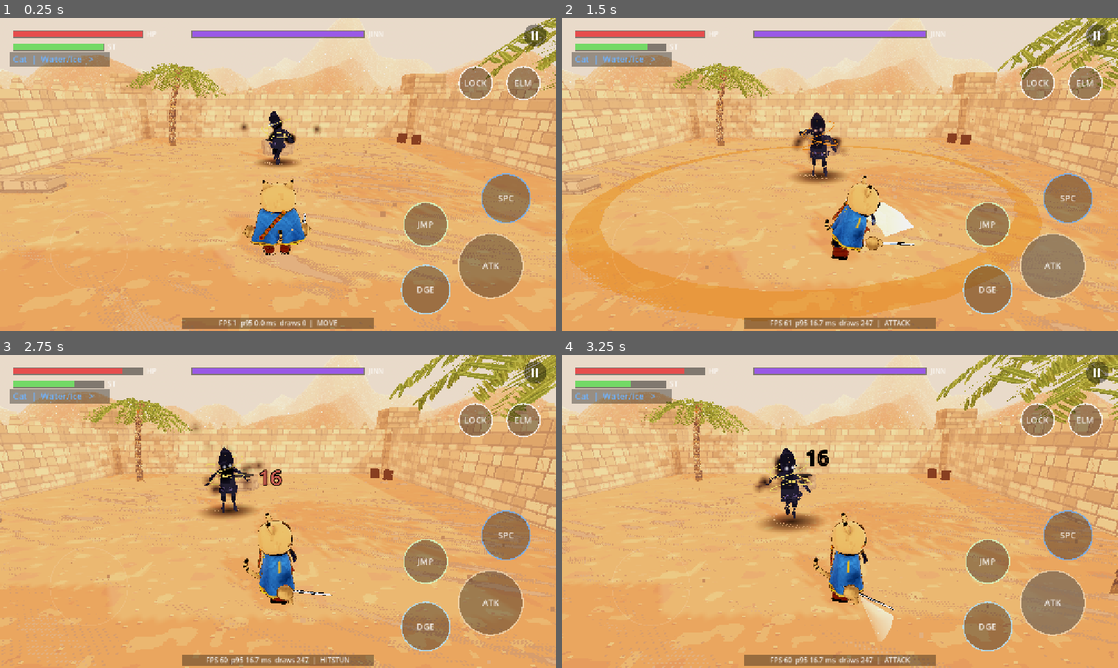
Above: before the commit, frames 1-4 (two rows, left to right).
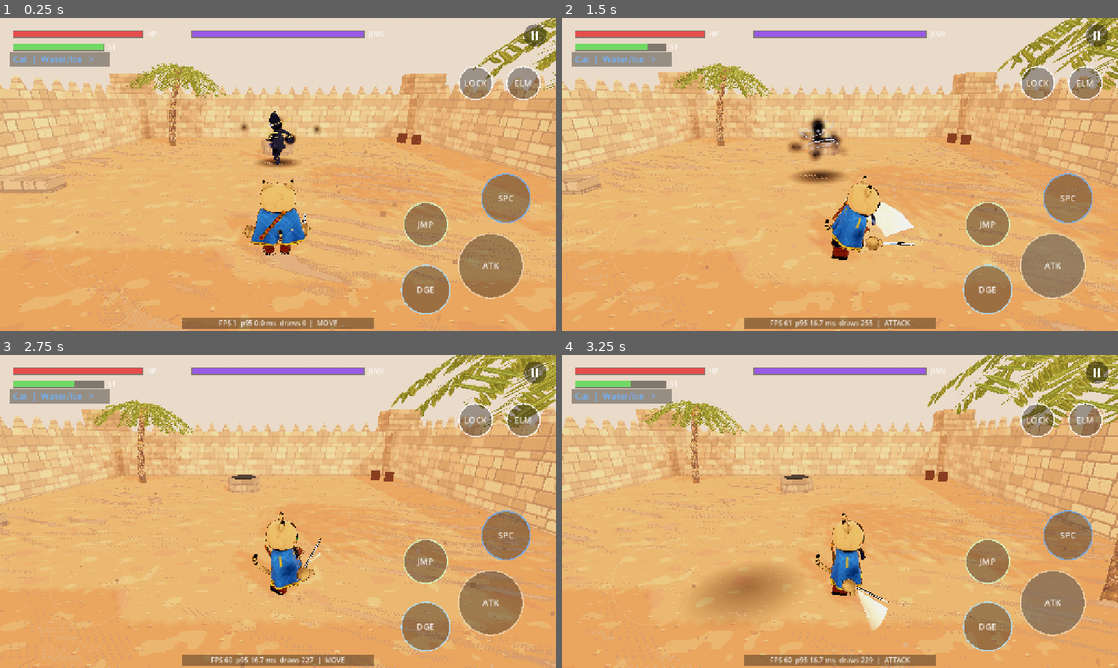
Above: after the commit, the same moments.

Repository: hafid753-rgb/desertgame
Game: Godot game, scene res://game/main.tscn
Same seed, same stepped clock (60 frames per second), same inputs: the game is played once before the commit and once after it.
Inputs (mouse positions are in pixels of both pictures, inside the frame that each line leads up to):
- Up to frame 1 (0.25 s): no input
- Up to frame 2 (1.5 s): tap Enter at 0.5 s; move the mouse to (962, 158) at 0.52 s; hold D (move_right) 0.53-1.25 s; tap F (act) at 0.6 s; click (962, 158) at 0.67 s; tap Space (jump) at 0.77 s; drag from (728, 190) to (812, 237) at 1.27 s
- Up to frame 3 (2.75 s): move the mouse to (333, 442) at 2.02 s; hold D (move_right) from 2.03 s (still down); tap J (attack) at 2.1 s; tap F (act) at 2.3 s
- Up to frame 4 (3.25 s): release D (move_right) at 2.75 s; drag from (812, 574) to (673, 464) at 2.77 s

The runs differ from the first frame. In frame 1, 5.2% of the frame differs, in the area x 0-100%, y 3-47%; in frame 2, 16%; in frame 3, 20%; in frame 4, 21%, in the area x 0-100%, y 0-100%.

Commit message:
Low wide smooth dunes; slight cel shading on characters and vegetation
- DuneHorizon: no tall dunes; long smooth asymmetric swells (95 m / 62 m
  wavelengths), 1.6-6 m high, rounded crests and troughs
- In-play dunes: elongated smooth bumps along the wind meeting the floor
  tangentially (were squashed spheres); collision rebuilt from the mesh
- Characters: toon band 0.22 -> 0.1 softness, toon amount 0.95
- Vegetation: two-tone cel step on cards, normals lean less to world up

Co-Authored-By: Claude Opus 5.5 <noreply@anthropic.com>
Claude-Session: https://claude.ai/code/session_01FJKj7YND72GBSTHM8TTJ61

Diff:
--- a/game/shaders/veg_card.gdshader
+++ b/game/shaders/veg_card.gdshader
@@ -24,6 +24,8 @@
 // camera-aware fade: foliage between the lens and the player dissolves in
 // a 4x4 ordered-dither pattern (pixel-art screen door) instead of blocking.
 uniform float fade_near = 2.6;
+uniform float cel_split = 0.42;     // ndl where shade turns to light
+uniform float cel_up = 0.4;         // how much card normals lean to world up
 
 varying float h;
 
@@ -81,7 +83,7 @@
 	ALPHA = c.a;
 	ALPHA_SCISSOR_THRESHOLD = 0.5;
 	// cards light like the ground they grow from (no harsh two-sided flips)
-	NORMAL = normalize(mix(NORMAL * (FRONT_FACING ? 1.0 : -1.0), (VIEW_MATRIX * vec4(0.0, 1.0, 0.0, 0.0)).xyz, 0.65));
+	NORMAL = normalize(mix(NORMAL * (FRONT_FACING ? 1.0 : -1.0), (VIEW_MATRIX * vec4(0.0, 1.0, 0.0, 0.0)).xyz, cel_up));
 	ROUGHNESS = 1.0;
 	SPECULAR = 0.0;
 }
@@ -91,8 +93,12 @@
 uniform vec4 transmit : source_color = vec4(1.0, 0.86, 0.5, 1.0);
 
 void light() {
-	float ndl = dot(NORMAL, LIGHT) * 0.7 + 0.3;
-	DIFFUSE_LIGHT += LIGHT_COLOR * pixel_light_ramp(ndl, ATTENUATION) / PI;
+	// slight cel shading: two flat tones split by a crisp step, so leaf and
+	// blade orientation (and canopy self-shadow) read as clean bands
+	float ndl = dot(NORMAL, LIGHT) * 0.8 + 0.2;
+	float band = smoothstep(cel_split - 0.03, cel_split + 0.03, ndl) * ATTENUATION;
+	vec3 cel = mix(vec3(0.74, 0.56, 0.48), vec3(1.0, 0.92, 0.82), band);
+	DIFFUSE_LIGHT += LIGHT_COLOR * cel / PI;
 	if (kind != 3) {
 		float back = pow(clamp(dot(VIEW, -LIGHT), 0.0, 1.0), 3.0);
 		DIFFUSE_LIGHT += LIGHT_COLOR * transmit.rgb * back * translucency * ATTENUATION / PI;
--- a/game/world/courtyard.gd
+++ b/game/world/courtyard.gd
@@ -86,17 +86,45 @@
 		add_child(col)
 
 
+## Low, long dune: a smooth bump (height (1 - r^2)^2, so it meets the floor
+## tangentially) stretched along the prevailing wind, with a slightly steeper
+## lee side. Uses the shared sand material; convex collision as before.
 func _dune(center: Vector3, size: Vector3) -> void:
-	var sm := SphereMesh.new()
-	sm.radius = 1.0
-	sm.height = 2.0
-	sm.radial_segments = 16
-	sm.rings = 8
-	_batch.add(sm, Transform3D(Basis.from_scale(size), center), DUNE, self)
+	var length := maxf(size.x, size.z) * 1.7
+	var width := minf(size.x, size.z) * 1.15
+	var height := size.y * 0.6
+	var yaw := atan2(0.38, 0.92)            # along the wind (sand_ripple wind_dir)
+	var st := SurfaceTool.new()
+	st.begin(Mesh.PRIMITIVE_TRIANGLES)
+	var nu := 40
+	var nv := 20
 	var pts := PackedVector3Array()
-	for v in sm.get_mesh_arrays()[Mesh.ARRAY_VERTEX]:
-		if v.y >= -0.05:
-			pts.append(v * size)
+	for i in nu + 1:
+		for j in nv + 1:
+			var u := float(i) / nu * 2.0 - 1.0
+			var v := float(j) / nv * 2.0 - 1.0
+			var uu := u * (1.15 if u > 0.0 else 0.9)   # lee side steeper
+			var r2 := clampf(uu * uu + v * v, 0.0, 1.0)
+			var hgt := height * (1.0 - r2) * (1.0 - r2)
+			var p := Vector3(u * length, hgt - 0.02, v * width).rotated(Vector3.UP, yaw)
+			st.add_vertex(p)
+			if hgt > 0.05:
+				pts.append(p)
+	for i in nu:
+		for j in nv:
+			var a0 := i * (nv + 1) + j
+			var b0 := a0 + 1
+			var c0 := a0 + nv + 1
+			var d0 := c0 + 1
+			for k in [a0, c0, b0, b0, c0, d0]:   # front face up (see DuneHorizon)
+				st.add_index(k)
+	st.generate_normals()
+	var mesh := st.commit()
+	var mi := MeshInstance3D.new()
+	mi.mesh = mesh
+	mi.position = center
+	mi.material_override = _sand_mat(SAND)
+	add_child(mi)
 	var shape := ConvexPolygonShape3D.new()
 	shape.points = pts
 	var col := CollisionShape3D.new()
--- a/game/world/dune_horizon.gd
+++ b/game/world/dune_horizon.gd
@@ -22,28 +22,26 @@
 	cast_shadow = GeometryInstance3D.SHADOW_CASTING_SETTING_OFF
 
 
-## Asymmetric dune profile: long gentle windward slope, short steep lee
-## (slip face), crest kept sharp, valleys rounded.
-static func _ridge(t: float) -> float:
+## Smooth asymmetric swell: long windward rise, shorter lee fall, rounded
+## crest and trough (smoothstep has zero slope at both ends).
+static func _swell(t: float) -> float:
 	var s := t - floorf(t)
-	var up := s / 0.72
-	var down := (1.0 - s) / 0.28
-	var h := minf(up, down)
-	return h * h * (3.0 - 2.0 * h) * 0.85 + h * 0.15
+	if s < 0.66:
+		var u := s / 0.66
+		return u * u * (3.0 - 2.0 * u)
+	var d := (1.0 - s) / 0.34
+	return d * d * (3.0 - 2.0 * d)
 
 
+## Low, wide dunes only (owner direction): long smooth curves, 1-5 m high.
 func height_at(x: float, z: float) -> float:
 	var r := Vector2(x, z).length()
-	var rise := smoothstep(inner, inner + 30.0, r)
-	var warp := _noise.get_noise_2d(x * 0.5, z * 0.5) * 14.0
-	var a := _ridge((x * 0.92 + z * 0.38 + warp) / 52.0)
-	var b := _ridge((x * -0.3 + z * 0.95 + warp * 0.7) / 33.0)
-	var mass := _noise.get_noise_2d(x, z) * 0.5 + 0.5
-	var h := (a * 0.7 + b * 0.45) * (6.0 + mass * 16.0)
-	# a few great dunes like the one in the reference
-	for c in [Vector3(-150, 48, -40), Vector3(40, 38, -165), Vector3(150, 30, 70), Vector3(-60, 26, 160)]:
-		var d := Vector2(x - c.x, z - c.z).length() / 55.0
-		h += c.y * maxf(0.0, 1.0 - d * d) * (0.75 + 0.25 * a)
+	var rise := smoothstep(inner, inner + 40.0, r)
+	var warp := _noise.get_noise_2d(x * 0.35, z * 0.35) * 22.0
+	var a := _swell((x * 0.92 + z * 0.38 + warp) / 95.0)
+	var b := _swell((x * -0.3 + z * 0.95 + warp * 0.6) / 62.0)
+	var mass := _noise.get_noise_2d(x * 0.5, z * 0.5) * 0.5 + 0.5
+	var h := (a * 0.75 + b * 0.35) * (1.6 + mass * 4.4)
 	return h * rise - 0.4 * (1.0 - rise)
 
 
--- a/tools/oasis_shots.gd
+++ b/tools/oasis_shots.gd
@@ -150,6 +150,12 @@
 		else:
 			await _wait(25)
 		await _shot("cmp_%s_%s" % [v[0], tag])
+	# character close-up, sun on one side, to judge the cel bands
+	_place(o + Vector3(9.0, 0.05, 4.0), 0.4, -0.08)
+	main.camera_rig.yaw = 0.4 + PI * 0.75
+	main.camera_rig.distance = 2.3
+	await _wait(40)
+	await _shot("cmp_char_%s" % tag)
 	main.camera_rig.distance = 5.2
 
 
Binary file added: docs/oasis/compare/cmp_char_v29.png
Not shown, added: docs/oasis/compare/cmp_char_v29.png.import
Binary file added: docs/oasis/compare/cmp_grove_v29.png
Not shown, added: docs/oasis/compare/cmp_grove_v29.png.import
Binary file added: docs/oasis/compare/cmp_horizon2_v29.png
Not shown, added: docs/oasis/compare/cmp_horizon2_v29.png.import
Binary file added: docs/oasis/compare/cmp_horizon_v29.png
Not shown, added: docs/oasis/compare/cmp_horizon_v29.png.import
Binary file added: docs/oasis/compare/cmp_open_v29.png
Not shown, added: docs/oasis/compare/cmp_open_v29.png.import
Binary file added: docs/oasis/compare/cmp_palm_v29.png
Not shown, added: docs/oasis/compare/cmp_palm_v29.png.import
(and 4 more such lines)
